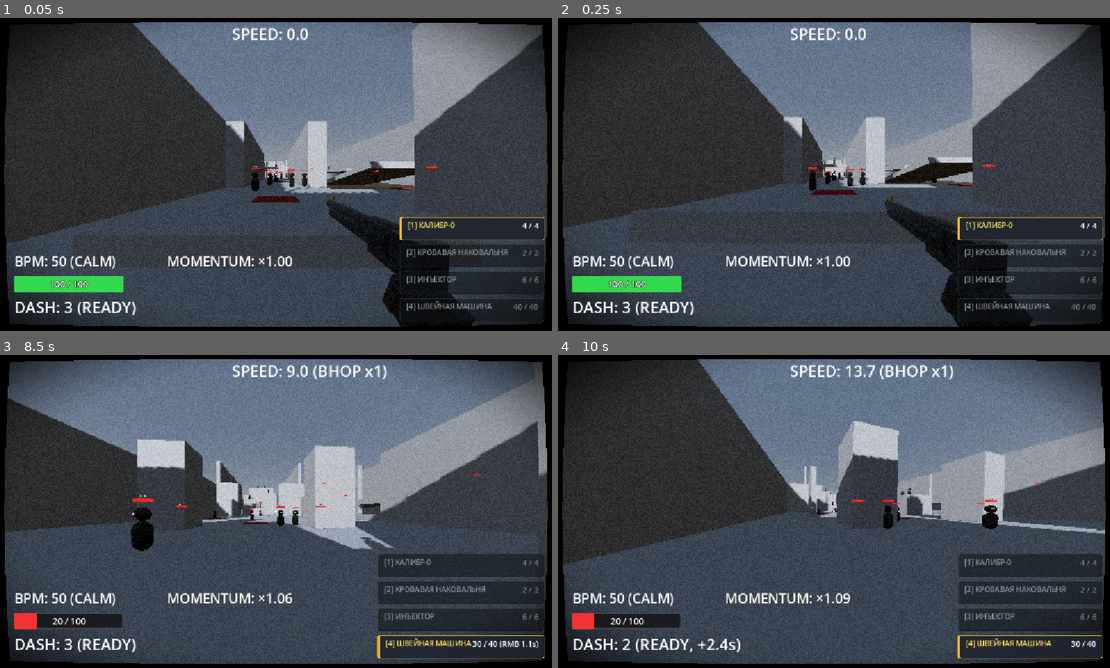
Above: before the commit, frames 1-4 (two rows, left to right).
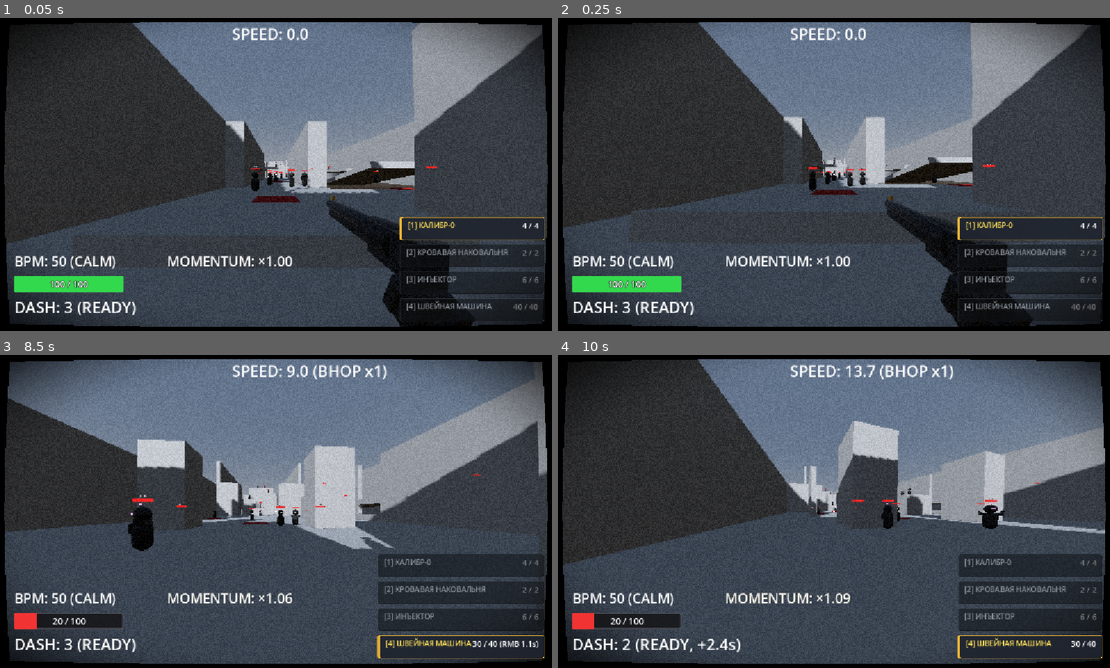
Above: after the commit, the same moments.

Repository: ggou3/voidkill
Game: Godot game, scene res://test_arena.tscn
The game is run twice, just before and just after one commit, with the same random seed, the same clock (stepped at 60 frames per second) and the same inputs. This scene is started directly instead of the project's main scene.
Inputs (mouse positions are in pixels of both pictures, inside the frame that each line leads up to):
- Up to frame 1 (0.05 s): no input
- Up to frame 2 (0.25 s): no input
- Up to frame 3 (8.5 s): tap Enter at 0.5 s; move the mouse to (309, 511) at 0.52 s; hold Right mouse button (alt_fire) 0.53-1.28 s; hold W (move_forward) 0.53-5.78 s; tap Space (jump) at 0.77, 1.52, 3.02, 3.77, 4.52, 6.02, 6.77, 7.52 s; move the mouse to (248, 511) at 1.27 s; tap Shift (dash) at 1.35 s; move the mouse to (292, 505) at 2.02 s; hold F (melee) 2.03-2.78 s; move the mouse to (270, 517) at 2.77 s; click (270, 517) at 2.85 s; move the mouse to (320, 514) at 3.52 s; hold C (slam) 3.53-4.28 s; move the mouse to (231, 508) at 4.27 s; tap Ctrl (slide) at 4.35 s; move the mouse to (281, 511) at 5.02 s; tap 1 at 5.1 s; move the mouse to (253, 505) at 5.77 s; hold D (move_right) 5.78-6.53 s; tap 2 at 5.85 s; move the mouse to (309, 511) at 6.52 s; hold W (move_forward) from 6.53 s (still down); tap 3 at 6.6 s; move the mouse to (248, 511) at 7.27 s; tap 4 at 7.35 s; move the mouse to (292, 505) at 8.02 s; hold Right mouse button (alt_fire) from 8.03 s (still down)
- Up to frame 4 (10 s): move the mouse to (828, 517) at 8.77 s; release W (move_forward) at 8.78 s; release Right mouse button (alt_fire) at 8.78 s; hold A (move_left) 8.78-9.53 s; tap Shift (dash) at 8.85 s; tap Space (jump) at 9.02, 9.77 s; move the mouse to (878, 514) at 9.52 s; hold W (move_forward) from 9.53 s (still down); hold F (melee) from 9.53 s (still down)

The runs differ from the first frame. In frame 1, less than 0.1% of the frame differs, in the area x 47-57%, y 49-53%; in frame 2, less than 0.1%; in frame 3, less than 0.1%, in the area x 23-55%, y 47-58%; in frame 4, less than 0.1%.

Commit message:
Enhance Ranged Enemy visual silhouette with broad shoulders, spikes, and antenna

Diff:
--- a/enemy_ranged.gd
+++ b/enemy_ranged.gd
@@ -11,6 +11,8 @@
 const EYES_TELEGRAPH_COLOR = Color(1.0, 0.85, 0.2)
 
 var is_telegraphing_shot: bool = false
+var antenna_material: StandardMaterial3D = null
+@onready var antenna_tip: MeshInstance3D = get_node_or_null("AntennaTip")
 
 func _ready():
 	super._ready()
@@ -22,8 +24,16 @@
 	# Случайная задержка первого выстрела при спавне (0.6 - 1.8с)
 	attack_timer = randf_range(0.6, 1.8)
 
+	if antenna_tip:
+		var tip_mat = antenna_tip.get_surface_override_material(0)
+		if tip_mat:
+			antenna_material = tip_mat.duplicate()
+			antenna_tip.set_surface_override_material(0, antenna_material)
+
 	if eyes_material:
 		eyes_material.emission = EYES_BASE_COLOR
+	if antenna_material:
+		antenna_material.emission = EYES_BASE_COLOR
 
 func _can_lunge_to_player() -> bool:
 	# Дальник не использует атаку-выпад LUNGE ближнего боя
@@ -104,11 +114,15 @@
 	if not is_instance_valid(target_player):
 		return
 
-	# Вспышка глаз при выстреле
+	# Вспышка глаз и маячка антенны при выстреле
 	if eyes_material:
 		eyes_material.emission = Color(1.0, 0.4, 0.1)
 		var tween = create_tween()
 		tween.tween_property(eyes_material, "emission", EYES_BASE_COLOR, 0.3)
+	if antenna_material:
+		antenna_material.emission = Color(1.0, 0.4, 0.1)
+		var tween2 = create_tween()
+		tween2.tween_property(antenna_material, "emission", EYES_BASE_COLOR, 0.3)
 
 	if not projectile_scene:
 		return
@@ -140,6 +154,9 @@
 	if eyes_material:
 		var tween = create_tween()
 		tween.tween_property(eyes_material, "emission", EYES_TELEGRAPH_COLOR, 0.18)
+	if antenna_material:
+		var tween2 = create_tween()
+		tween2.tween_property(antenna_material, "emission", EYES_TELEGRAPH_COLOR, 0.18)
 
 func _reset_ranged_telegraph():
 	if not is_telegraphing_shot:
@@ -147,6 +164,8 @@
 	is_telegraphing_shot = false
 	if eyes_material:
 		eyes_material.emission = EYES_BASE_COLOR
+	if antenna_material:
+		antenna_material.emission = EYES_BASE_COLOR
 
 func _process_fear_chain_check(delta: float):
 	if current_state == State.ATTACK:
--- a/enemy_ranged.tscn
+++ b/enemy_ranged.tscn
@@ -7,7 +7,7 @@
 height = 1.25
 
 [sub_resource type="SphereShape3D" id="SphereShape3D_head"]
-radius = 0.34
+radius = 0.36
 
 [sub_resource type="CapsuleMesh" id="CapsuleMesh_3xd07"]
 radius = 0.36
@@ -18,8 +18,8 @@
 
 [sub_resource type="StandardMaterial3D" id="StandardMaterial3D_head"]
 albedo_color = Color(0.035, 0.03, 0.045, 1)
-metallic = 0.2
-roughness = 0.7
+metallic = 0.25
+roughness = 0.65
 
 [sub_resource type="BoxMesh" id="BoxMesh_3xd07"]
 
@@ -30,6 +30,24 @@
 
 [sub_resource type="SphereShape3D" id="SphereShape3D_detection"]
 radius = 30.0
+
+[sub_resource type="BoxMesh" id="BoxMesh_shoulders"]
+size = Vector3(1.08, 0.16, 0.44)
+
+[sub_resource type="PrismMesh" id="PrismMesh_spike"]
+size = Vector3(0.18, 0.32, 0.36)
+
+[sub_resource type="BoxMesh" id="BoxMesh_chest"]
+size = Vector3(0.46, 0.36, 0.12)
+
+[sub_resource type="CylinderMesh" id="CylinderMesh_antenna"]
+top_radius = 0.015
+bottom_radius = 0.035
+height = 0.32
+
+[sub_resource type="SphereMesh" id="SphereMesh_antenna_tip"]
+radius = 0.05
+height = 0.1
 
 [node name="EnemyRanged" type="CharacterBody3D" groups=["enemy", "enemy_ranged"]]
 script = ExtResource("1_ranged")
@@ -53,14 +71,44 @@
 
 [node name="HeadMesh" type="CSGSphere3D" parent="."]
 transform = Transform3D(1, 0, 0, 0, 1, 0, 0, 0, 1, 0, 0.55, 0)
-radius = 0.3
+radius = 0.33
 radial_segments = 16
 rings = 8
 material = SubResource("StandardMaterial3D_head")
 
 [node name="Eyes" type="MeshInstance3D" parent="."]
-transform = Transform3D(0.18, 0, 0, 0, 0.08, 0, 0, 0, 0.08, 0, 0.55, -0.28)
+transform = Transform3D(0.2, 0, 0, 0, 0.09, 0, 0, 0, 0.09, 0, 0.55, -0.31)
 mesh = SubResource("BoxMesh_3xd07")
+surface_material_override/0 = SubResource("StandardMaterial3D_eyes")
+
+[node name="Shoulders" type="MeshInstance3D" parent="."]
+transform = Transform3D(1, 0, 0, 0, 1, 0, 0, 0, 1, 0, 0.12, 0)
+mesh = SubResource("BoxMesh_shoulders")
+surface_material_override/0 = SubResource("StandardMaterial3D_head")
+
+[node name="LeftPauldronSpike" type="MeshInstance3D" parent="."]
+transform = Transform3D(0.927, -0.375, 0, 0.375, 0.927, 0, 0, 0, 1, -0.5, 0.22, 0)
+mesh = SubResource("PrismMesh_spike")
+surface_material_override/0 = SubResource("StandardMaterial3D_head")
+
+[node name="RightPauldronSpike" type="MeshInstance3D" parent="."]
+transform = Transform3D(0.927, 0.375, 0, -0.375, 0.927, 0, 0, 0, 1, 0.5, 0.22, 0)
+mesh = SubResource("PrismMesh_spike")
+surface_material_override/0 = SubResource("StandardMaterial3D_head")
+
+[node name="ChestPlate" type="MeshInstance3D" parent="."]
+transform = Transform3D(1, 0, 0, 0, 1, 0, 0, 0, 1, 0, -0.05, -0.34)
+mesh = SubResource("BoxMesh_chest")
+surface_material_override/0 = SubResource("StandardMaterial3D_head")
+
+[node name="HeadAntenna" type="MeshInstance3D" parent="."]
+transform = Transform3D(1, 0, 0, 0, 0.966, 0.259, 0, -0.259, 0.966, 0, 0.82, -0.04)
+mesh = SubResource("CylinderMesh_antenna")
+surface_material_override/0 = SubResource("StandardMaterial3D_head")
+
+[node name="AntennaTip" type="MeshInstance3D" parent="."]
+transform = Transform3D(1, 0, 0, 0, 1, 0, 0, 0, 1, 0, 0.96, -0.08)
+mesh = SubResource("SphereMesh_antenna_tip")
 surface_material_override/0 = SubResource("StandardMaterial3D_eyes")
 
 [node name="NavigationAgent3D" type="NavigationAgent3D" parent="."]
Not shown, added: enemy_ranged.gd.uid
Not shown, added: projectile_enemy.gd.uid
Not shown, changed: DESIGN.md
